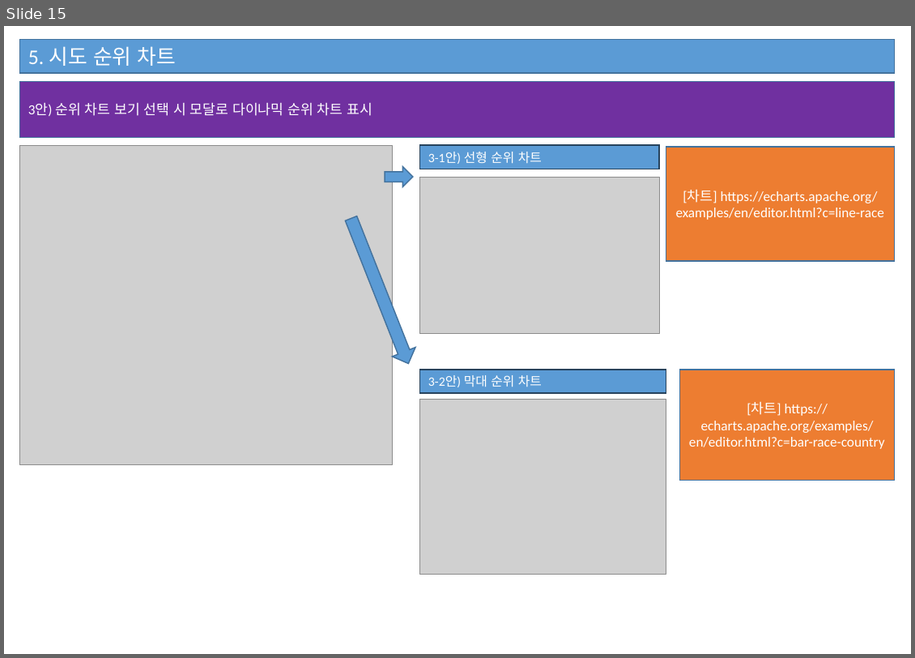
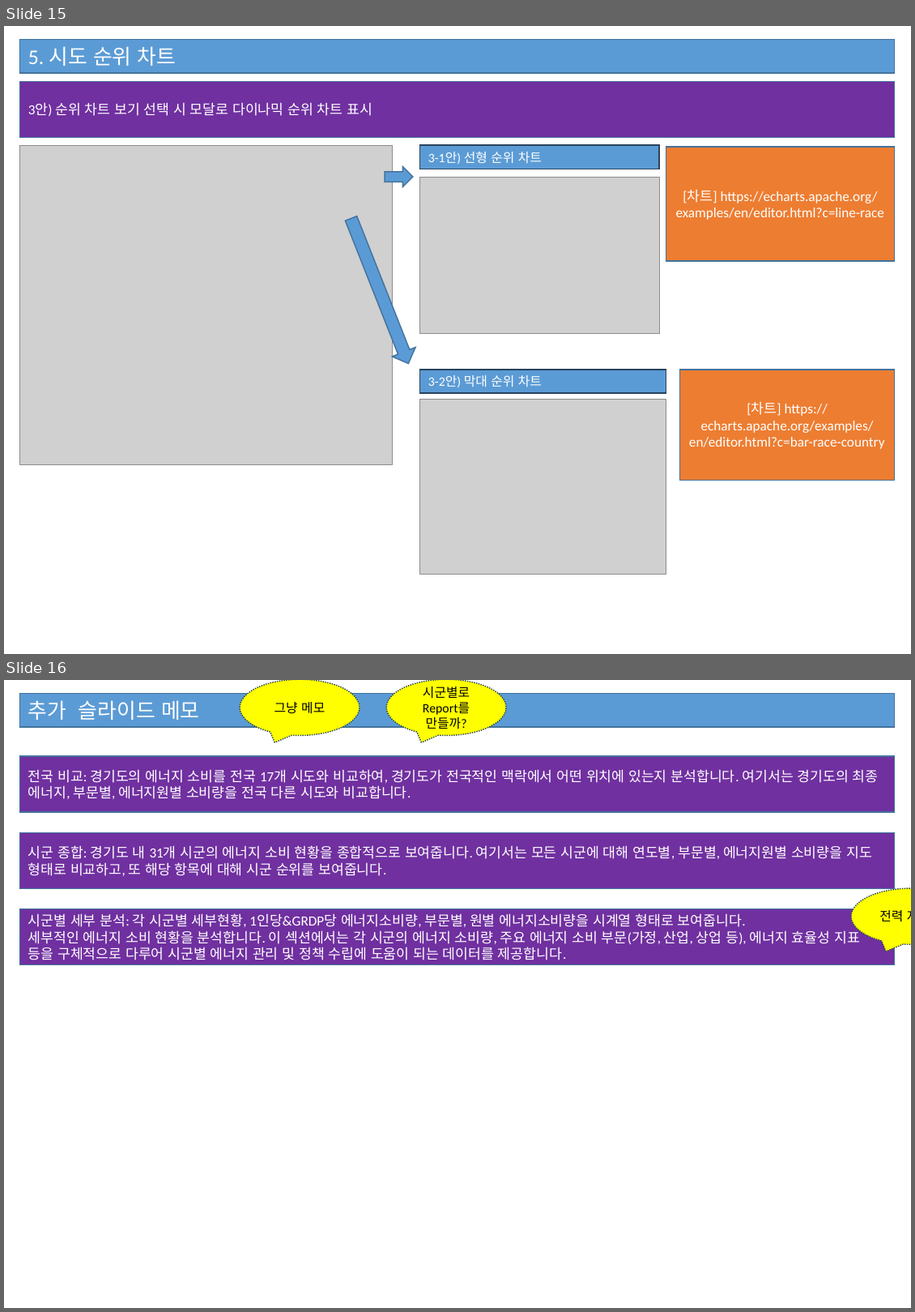
Before and after one commit to meandthey/platForm, a slide deck: 화면구성/from최원석부장님/1월 24일/에너지현황_20250123_승호피드백_2.pptx. Shown one above the other, each under a label of ours: slide 15 before the commit, slides 15 and 16 after it. The pictures are 915x658 and 915x1312 pixels, drawn with LibreOffice and Linux fonts; fonts in the diff are those of the drawing; grey boxes stand for pictures. Boxes give left, top, right and bottom in pixels: in the first picture for what was removed or moved away, otherwise in the second. Text is boxed around its words. In the diff, an @@ line names an element or a change of style, - is before the commit and + after.

```diff
--- a/화면구성/from최원석부장님/1월 24일/에너지현황_20250123_승호피드백_2.pptx
+++ b/화면구성/from최원석부장님/1월 24일/에너지현황_20250123_승호피드백_2.pptx
@@ slide 16 added at box(4, 680, 911, 1308), background #FFFFFF @@
@@ rectangle added at box(20, 694, 895, 727), fill #5B9BD5, outline #43739E 1 pt, 18 pt, text #FFFFFF @@
+추가 슬라이드 메모
@@ speech bubble added at box(241, 680, 360, 735), fill #FFFF00, outline #28445D 1 pt dashed, 11 pt, text #000000 @@
+그냥 메모
@@ speech bubble added at box(387, 680, 506, 735), fill #FFFF00, outline #28445D 1 pt dashed, 11 pt, text #000000 @@
+시군별로 Report를 만들까?
@@ rectangle added at box(20, 756, 895, 812), fill #7030A0, outline #43739E 1 pt, 12 pt, text #FFFFFF @@
+전국 비교: 경기도의 에너지 소비를 전국 17개 시도와 비교하여, 경기도가 전국적인 맥락에서 어떤 위치에 있는지 분석합니다. 여기서는 경기도의 최종 에너지, 부문별, 에너지원별 소비량을 전국 다른 시도와 비교합니다.
@@ rectangle added at box(20, 833, 895, 890), fill #7030A0, outline #43739E 1 pt, 12 pt, text #FFFFFF @@
+시군 종합: 경기도 내 31개 시군의 에너지 소비 현황을 종합적으로 보여줍니다. 여기서는 모든 시군에 대해 연도별, 부문별, 에너지원별 소비량을 지도 형태로 비교하고, 또 해당 항목에 대해 시군 순위를 보여줍니다.
@@ speech bubble added at box(852, 889, 911, 945), fill #FFFF00, outline #28445D 1 pt dashed, 11 pt, text #000000 @@
+전력 자립도?
@@ rectangle added at box(20, 909, 895, 966), fill #7030A0, outline #43739E 1 pt, 12 pt, text #FFFFFF @@
+시군별 세부 분석: 각 시군별 세부현황, 1인당&GRDP당 에너지소비량, 부문별, 원별 에너지소비량을 시계열 형태로 보여줍니다.
+세부적인 에너지 소비 현황을 분석합니다. 이 섹션에서는 각 시군의 에너지 소비량, 주요 에너지 소비 부문(가정, 산업, 상업 등), 에너지 효율성 지표 등을 구체적으로 다루어 시군별 에너지 관리 및 정책 수립에 도움이 되는 데이터를 제공합니다.
```
